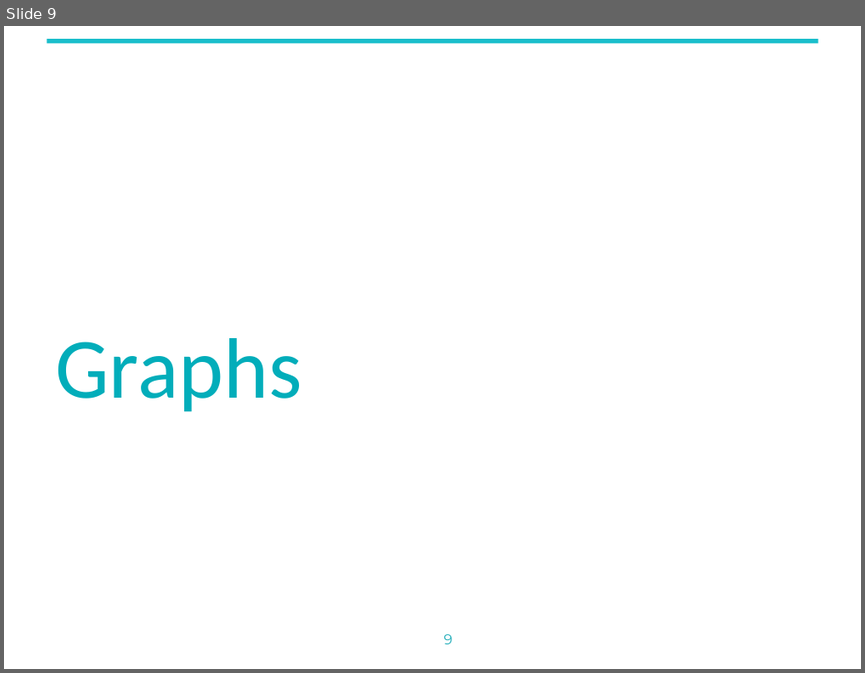
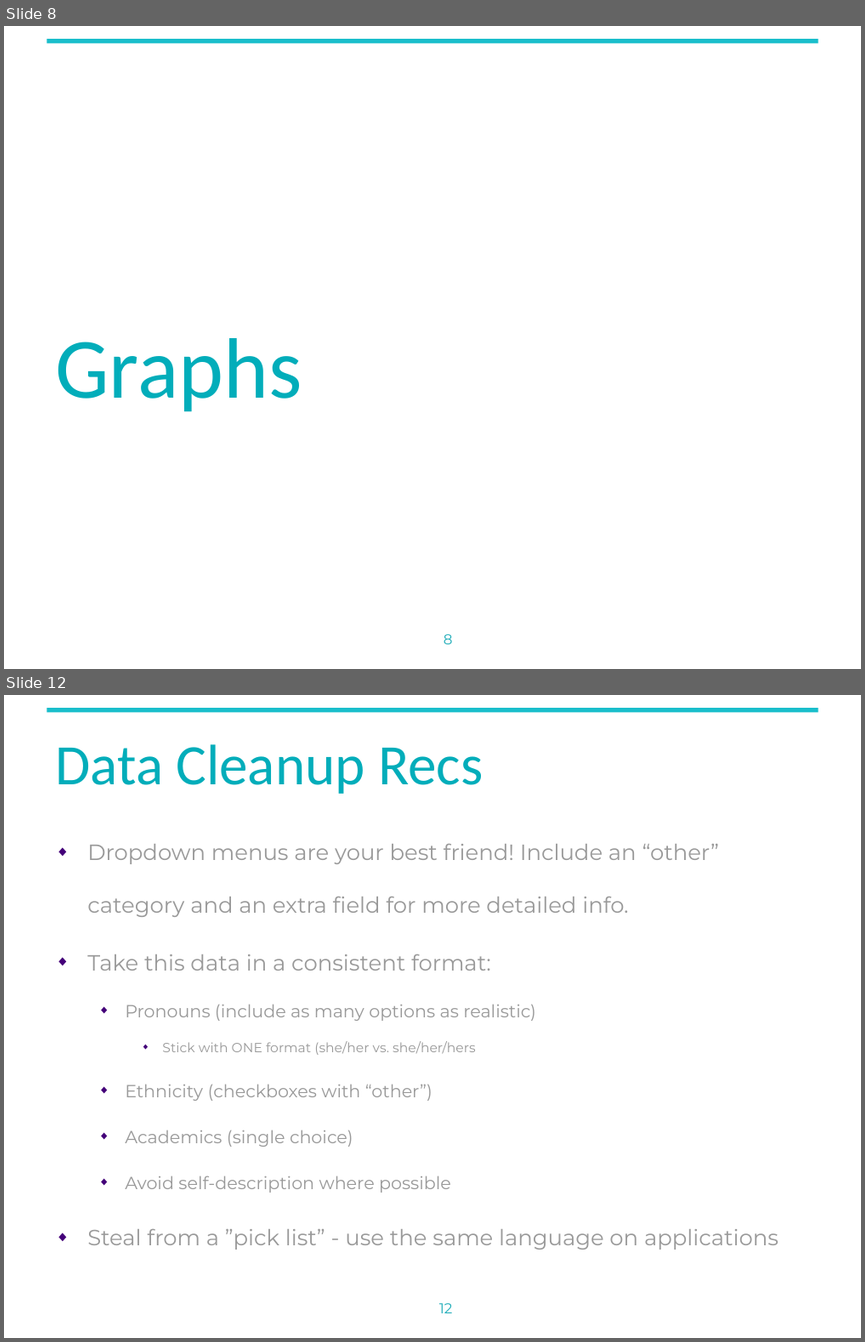
Before and after one commit to gwharris/NYU_network_analysis, a slide deck: reports/interim_presentation.pptx. Shown one above the other, each under a label of ours: slide 9 before the commit, slides 8 and 12 after it; the slides between them are not shown. The pictures are 865x673 and 865x1342 pixels, drawn with LibreOffice and Linux fonts; fonts in the diff are those of the drawing; background and template pictures are left out. Boxes give left, top, right and bottom in pixels: in the first picture for what was removed or moved away, otherwise in the second. Text is boxed around its words. In the diff, an @@ line names an element or a change of style, - is before the commit and + after.

```diff
--- a/reports/interim_presentation.pptx
+++ b/reports/interim_presentation.pptx
@@ slide 12 added at (4, 695, 861, 1338), background #FFFFFF; not listed: 1 template element that a slide beside it also shows @@
@@ title added at (55, 744, 483, 794), 48 pt, text #02ADBA @@
+Data Cleanup Recs
@@ text added at (87, 844, 778, 1249), 18.5 pt, text #999999 @@
+◆ Dropdown menus are your best friend! Include an “other” category and an extra field for more detailed info.
+◆ Take this data in a consistent format:
+  ◆ Pronouns (include as many options as realistic)
+    ◆ Stick with ONE format (she/her vs. she/her/hers
+  ◆ Ethnicity (checkboxes with “other”)
+  ◆ Academics (single choice)
+  ◆ Avoid self-description where possible
+◆ Steal from a ”pick list” - use the same language on applications
@@ rectangle added at (575, 1253, 861, 1338), fill #FFFFFF @@
@@ page number added at (439, 1303, 453, 1313), 12 pt, text #20ADB9 @@
+12
@@ what was slide 9 is now slide 8 @@
@@ page number at (443, 634, 453, 644): text changed @@
-9
+8
```
Also in this commit, not shown: 2 slides changed, 4 other slides added.
